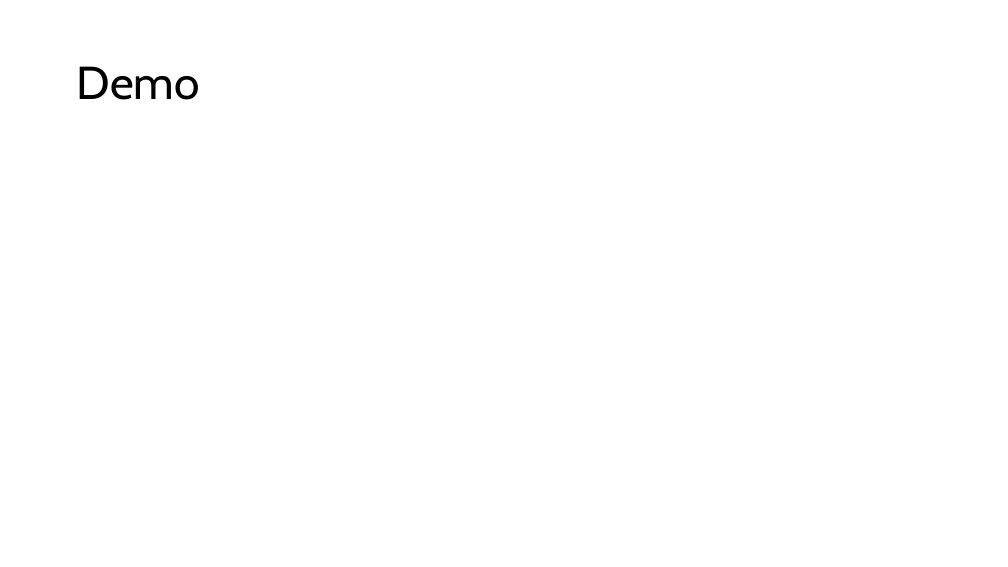
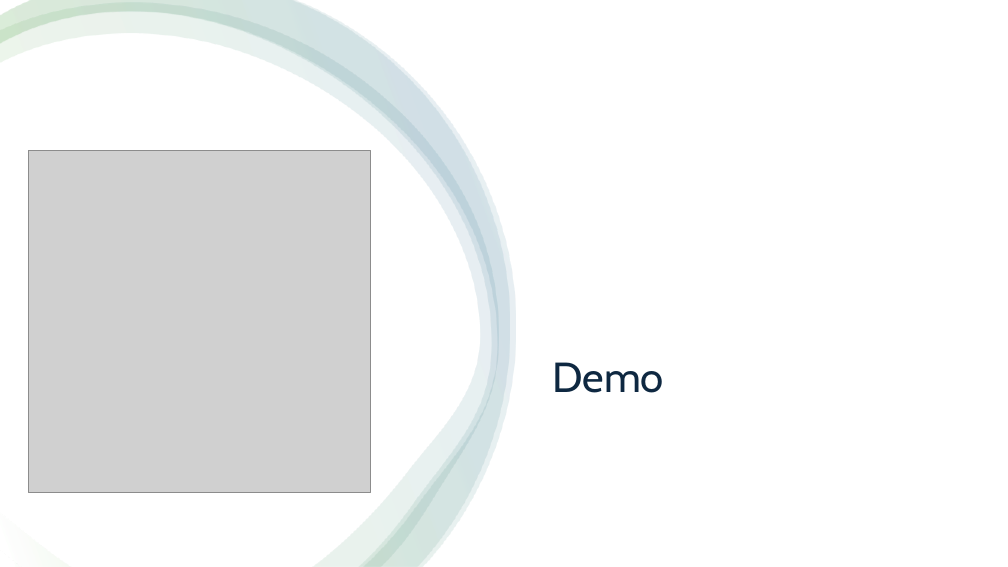
Before and after one commit to RaiiDeNx7/MovieMeter, a slide deck: slide 16 of Documentation/Final Presentation Slides.pptx (slide 10 before the commit). Drawn at 1008x567 pixels with LibreOffice and Linux fonts; fonts in the diff are those of the drawing; grey boxes stand for pictures. Boxes give left, top, right and bottom in pixels: in the first picture for what was removed or moved away, otherwise in the second. Text is boxed around its words. In the diff, an @@ line names an element or a change of style, - is before the commit and + after.

```diff
--- a/Documentation/Final Presentation Slides.pptx
+++ b/Documentation/Final Presentation Slides.pptx
@@ rectangle added at (0,0,1008,567), fill #FFFFFF @@
@@ freeform shape added at (0,3,498,567), fill gradient #FFFFFF to #4EA72E to #156082 @@
@@ freeform shape added at (0,0,510,567), fill gradient #FFFFFF to #4EA72E to #156082 @@
@@ freeform shape added at (0,0,516,566), fill gradient #FFFFFF to #4EA72E to #156082 @@
@@ picture added at (28,150,371,493) @@
@@ title "Demo": place and size @@
-title "Demo" at (77,66,200,100)
+title "Demo" at (552,362,664,393)
@@ title "Demo" at (552,362,664,393): size 44 to 40 pt, text colour #000000 to #0E2841; vertical alignment middle to top @@
```
Also in this commit, not shown: 1 other slide changed, 6 slides added, 1 slide removed, 1 other file.
